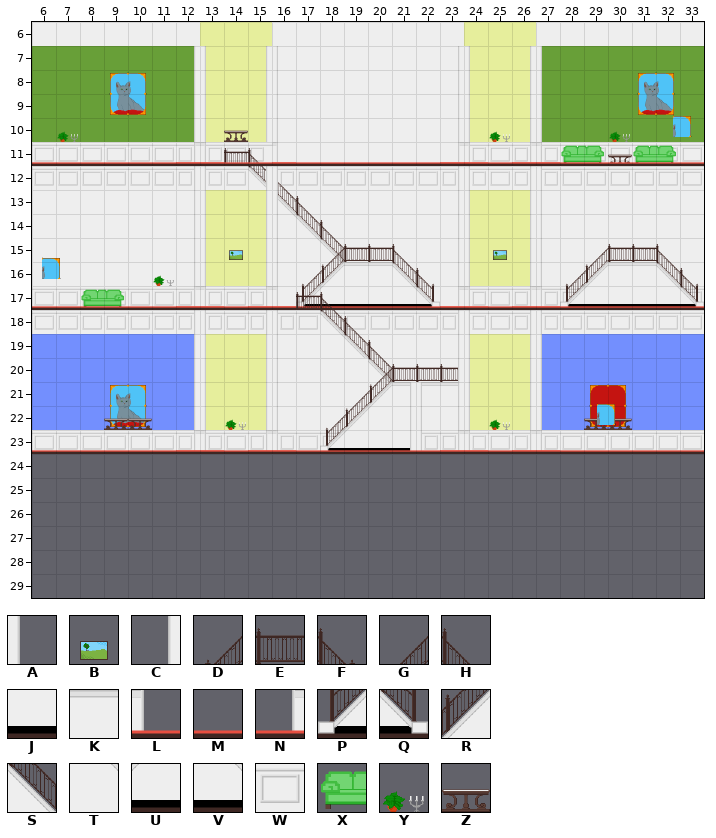
Tiled map -- levels/hallway_LRD.tmx. The first picture shows the starting point.
Cells are 64x64 px. Shown: x 6..33, y 6..29.
Key: from "testtiles": A 0, B 1, C 2, D 3, E 4, F 5, G 6, H 7, J 8, K 9, L 10, M 11, N 12, P 13, Q 15, R 16, S 17, T 19, U 28, V 29, W 31; from "testtiles2": X 2, Y 4, Z 5.
_ is an empty cell.
Objects are placed by their top-left corner, in cells (3,4 is the top-left corner of cell 3,4); size is 1x1 cell unless given.
Layers that did not change in this view are not listed.
Layer "Layer 2" before, first column x 12:
 6 _________________
 7 CA_CA______CA_CA_
 8 CA_CA______CA_CA_
 9 CA_CA______CA_CA_
10 CAZCA______CAYCA_
11 NLEHL______NL_NLX
12 CA_SH______CA_CA_
13 CA_CS______CA_CA_
14 CA_CT______CA_CA_
15 CABCA______CABCA_
16 CA_CA______CA_CAD
17 NL_NLPUJJVQNL_NLP
Layer "Layer 3" before, first column x 13:
 6 ________________
 7 ________________
 8 __________CA____
 9 __________CA____
10 __________CA____
11 MMMMMMMMMMMMMMMM
12 __CA____________
13 __CAH___________
14 __CASH__________
15 ____TS__________
16 _____T__________
17 MMMMMMMMMMMMMMMM
Layer "Layer 4" before, first column x 12:
 6 ______________________
 7 ______________________
 8 ______________________
 9 ______________________
10 ______________________
11 ______________________
12 ______________________
13 ______________________
14 ______________________
15 ______GEEH____________
16 _____DRKKSF___________
17 _____EH_______________
18 _____WS_______________
19 ______T_______________
20 _________EEC__________
21 _________C____________
22 _________C____________
23 MMMMMMMMMMMMMMMMMMMMMM
The same view after the edit:
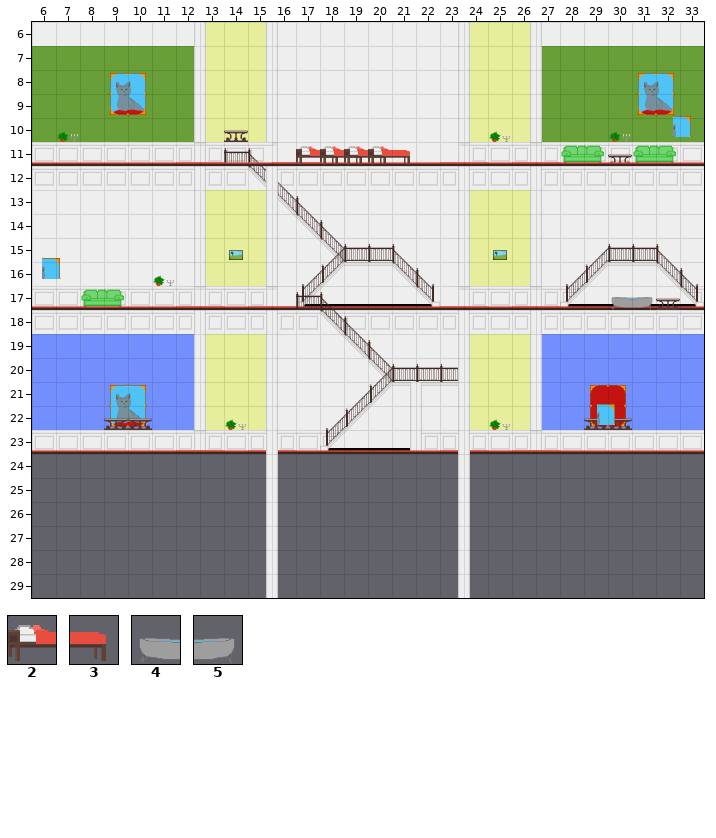
Further tiles: from "testtiles2": 2 0, 3 1, 4 6, 5 7.
Changes in this commit:
Layer "Layer 2":
Tile M now appears in row 11 at x 17 to 21.
Layer "Layer 3":
The author changed tile M to tile 3 in row 11 at x 18 to 21.
Layer "Layer 4":
Tile 2 now appears in row 11 at x 17 to 20.
Tile 4 now appears in row 17 at x 30.
Tile 5 now appears in row 17 at x 31.
Layer "foreground":
Tile A now appears in row 6 at x 13, 16, 24 and 27; in rows 23 to 29 at x 16 and 24.
Tile C now appears in row 6 at x 12, 15, 23 and 26; in rows 23 to 29 at x 15 and 23.
Layer "objects" (now shown):
A new object: Z "lever" at 32,17.
Pixel boxes of the changes (left, top, right, bottom) in both pictures:
added: (194, 22, 206, 46)
added: (266, 22, 278, 46)
added: (458, 22, 470, 46)
added: (530, 22, 542, 46)
changed: (296, 142, 410, 165)
added: (611, 297, 680, 310)
added: (266, 430, 278, 598)
added: (458, 430, 470, 598)
